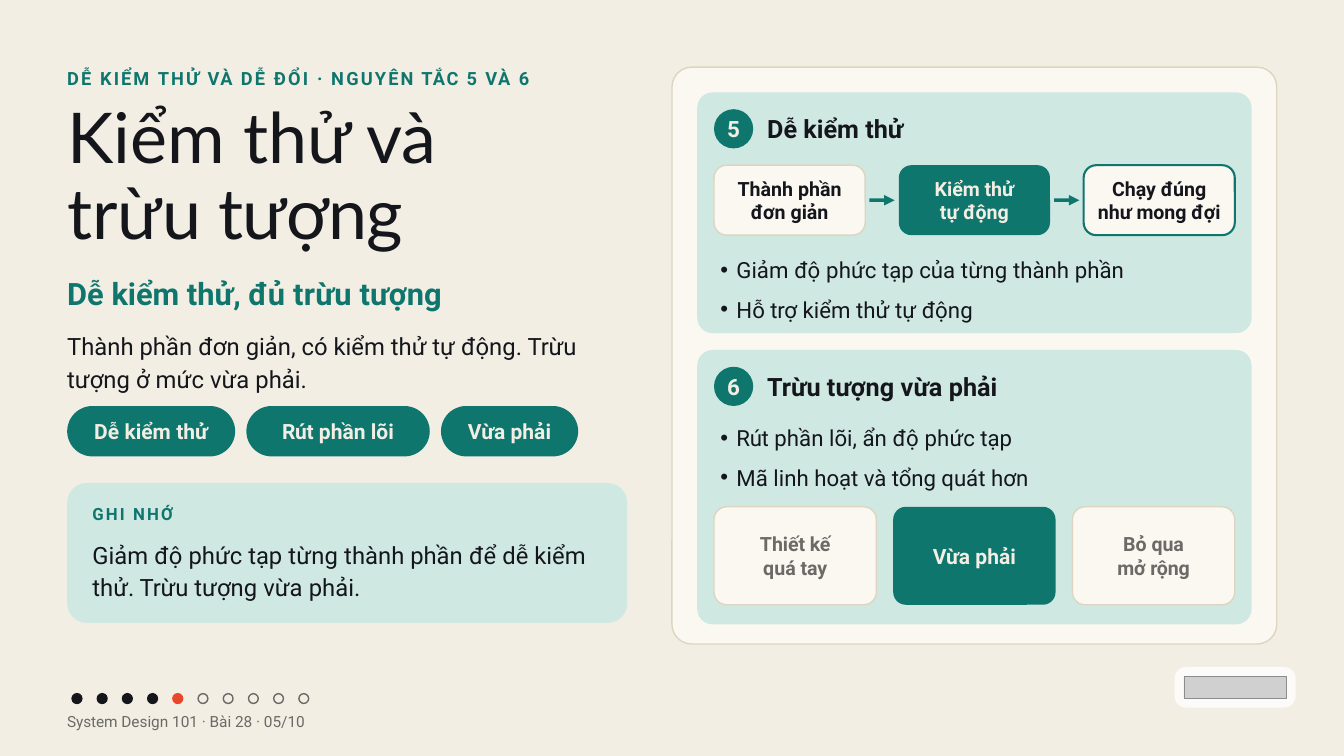
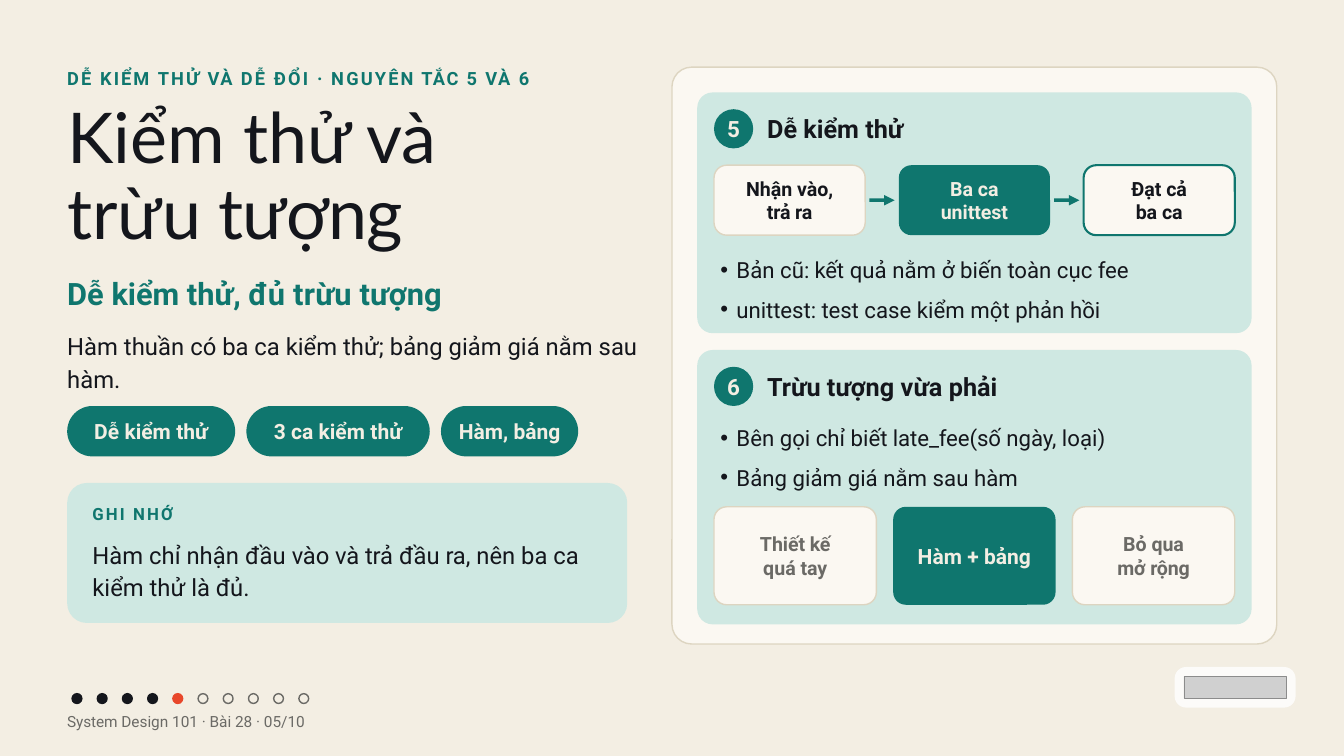
Before and after one commit to vohoailinh90/tool-marketing-studio, a slide deck: slide 5 of system-design-101/vi/lessons/sd-10-028/slides/sd-10-028.pptx. Drawn at 1344x756 pixels with LibreOffice and Linux fonts; fonts in the diff are those of the drawing; grey boxes stand for pictures. Boxes give left, top, right and bottom in pixels: in the first picture for what was removed or moved away, otherwise in the second. Text is boxed around its words. In the diff, an @@ line names an element or a change of style, - is before the commit and + after.

```diff
--- a/system-design-101/vi/lessons/sd-10-028/slides/sd-10-028.pptx
+++ b/system-design-101/vi/lessons/sd-10-028/slides/sd-10-028.pptx
@@ text at (746,181,833,220): text changed @@
-Thành phần
-đơn giản
+Nhận vào,
+trả ra
@@ text at (941,182,1008,220): text changed @@
-Kiểm thử
-tự động
+Ba ca
+unittest
@@ text at (1131,180,1187,220): text changed @@
-Chạy đúng
-như mong đợi
+Đạt cả
+ba ca
@@ text at (736,260,1129,283): text changed @@
-• Giảm độ phức tạp của từng thành phần
-• Hỗ trợ kiểm thử tự động
+• Bản cũ: kết quả nằm ở biến toàn cục fee
+• unittest: test case kiểm một phản hồi
@@ text at (67,335,637,389): text changed @@
-Thành phần đơn giản, có kiểm thử tự động. Trừu tượng ở mức vừa phải.
+Hàm thuần có ba ca kiểm thử; bảng giảm giá nằm sau hàm.
@@ text in rounded rectangle at (274,421,402,440): text changed @@
-Rút phần lõi
+3 ca kiểm thử
@@ text in rounded rectangle at (459,422,561,444): text changed @@
-Vừa phải
+Hàm, bảng
@@ text at (736,428,1105,491): text changed @@
-• Rút phần lõi, ẩn độ phức tạp
-• Mã linh hoạt và tổng quát hơn
+• Bên gọi chỉ biết late_fee(số ngày, loại)
+• Bảng giảm giá nằm sau hàm
@@ text at (92,544,578,597): text changed @@
-Giảm độ phức tạp từng thành phần để dễ kiểm thử. Trừu tượng vừa phải.
+Hàm chỉ nhận đầu vào và trả đầu ra, nên ba ca kiểm thử là đủ.
@@ text in rounded rectangle at (918,547,1031,569): text changed @@
-Vừa phải
+Hàm + bảng
```
Also in this commit, not shown: 9 other slides changed.
